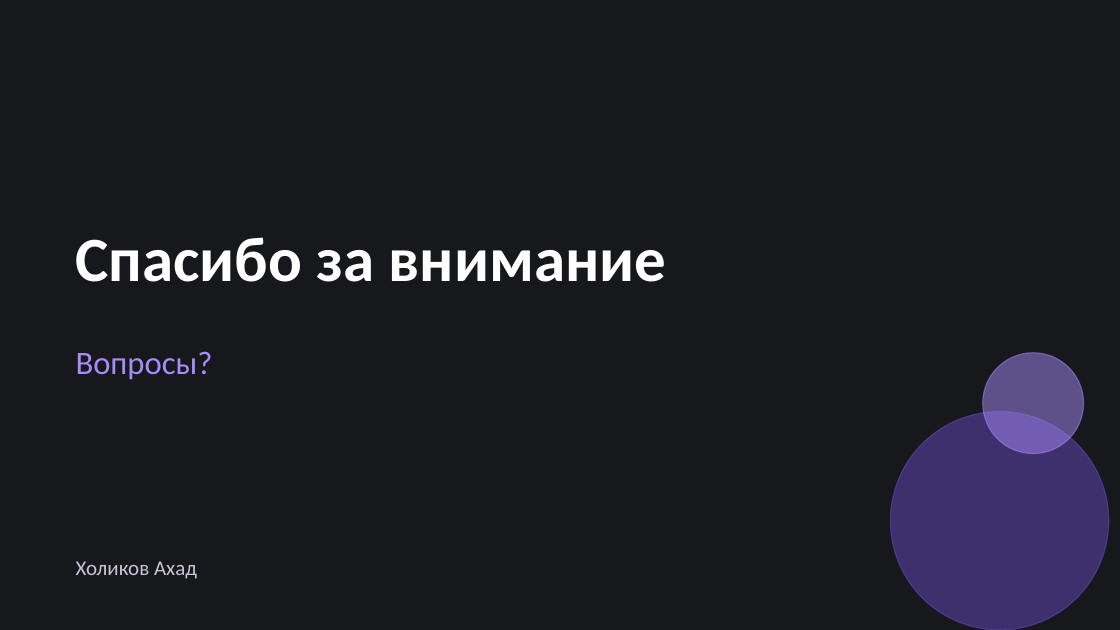
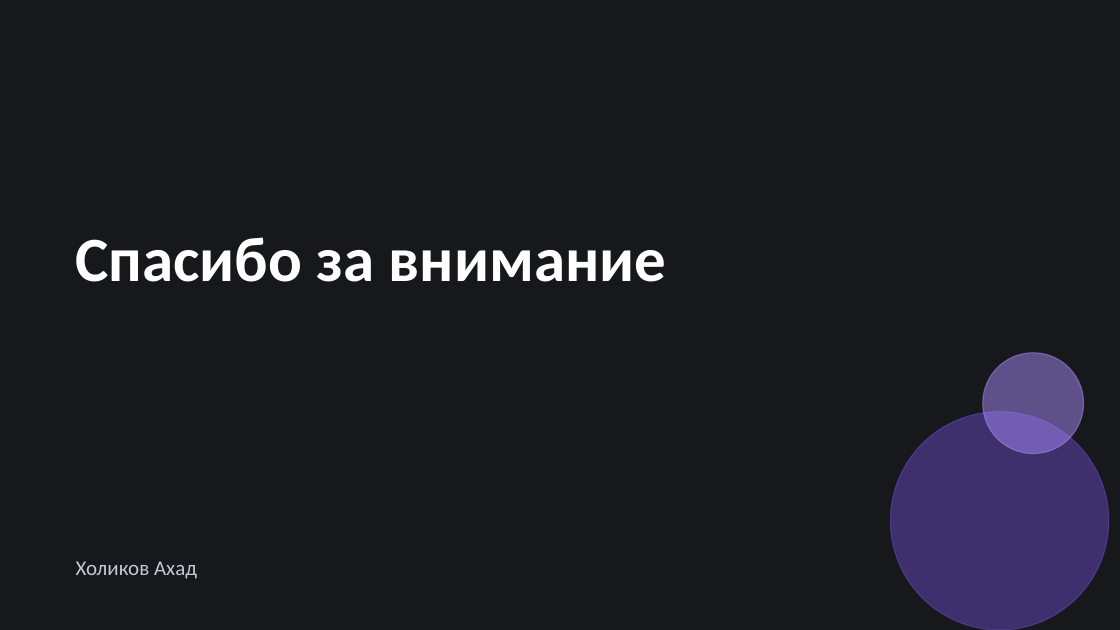
Before and after one commit to globalsurveygpt-beep/students-tracker, a slide deck: slide 12 of docs/presentation/Презентация. Холиков Ахад.pptx. Drawn at 1120x630 pixels with LibreOffice and Linux fonts; fonts in the diff are those of the drawing. Boxes give left, top, right and bottom in pixels: in the first picture for what was removed or moved away, otherwise in the second. Text is boxed around its words. In the diff, an @@ line names an element or a change of style, - is before the commit and + after.

Commit message:
удалил на последнем слайде вопрос Вопросы ?

```diff
--- a/docs/presentation/Презентация. Холиков Ахад.pptx
+++ b/docs/presentation/Презентация. Холиков Ахад.pptx
@@ text removed at (76,351,213,380) @@
-Вопросы?
```
Also in this commit, not shown: 1 other slide changed, 1 other file.
